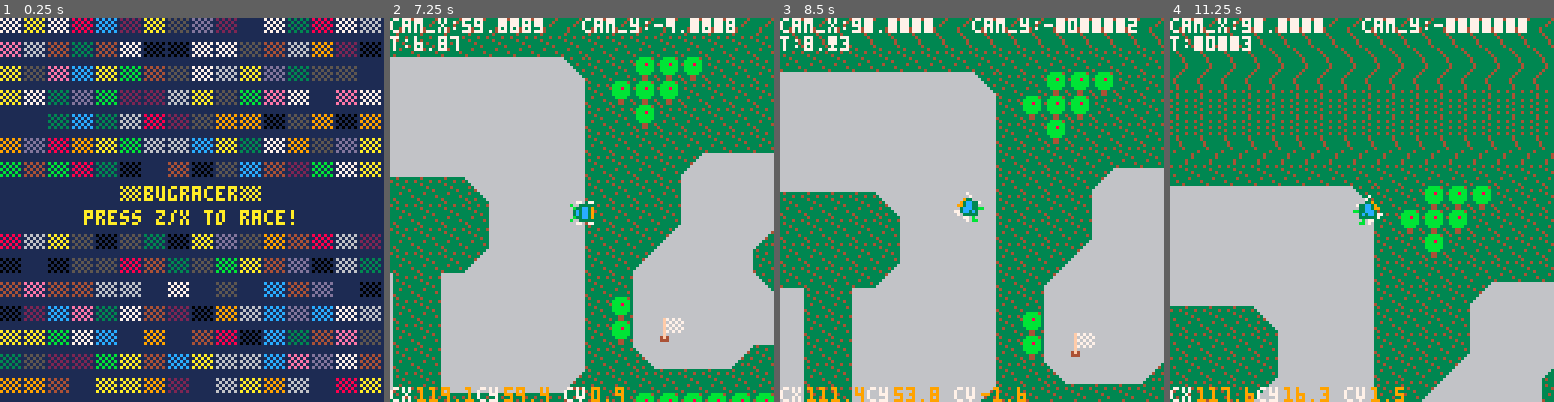
Above: before the commit, frames 1-4 (left to right).
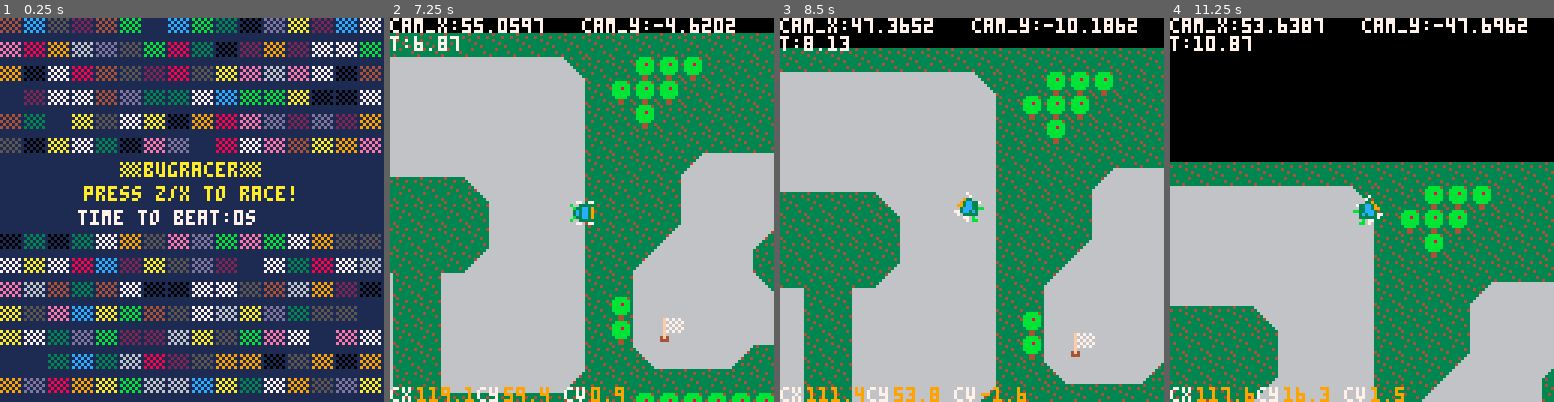
Above: after the commit, the same moments.

Repository: michaelchadwick/game-off-2016
Game: PICO-8 cartridge bugracing.p8
Two runs of this game, one before a commit and one after it. Both use one fixed random seed, a clock stepped at 60 frames per second and the inputs below.
Inputs:
- Up to frame 1 (0.25 s): no input
- Up to frame 2 (7.25 s): tap O (Z key) at 0.33, 0.7, 1.43, 2.22, 3.1, 3.98, 4.87, 5.75, 6.63 s; tap X (X key) at 1.07, 2.07, 2.4, 2.73, 3.07, 3.4, 3.73, 4.07, 4.4, 4.73, 5.07, 5.4, 5.73, 6.07, 6.4, 6.73, 7.07 s; hold Left 1.97-2.37 s; hold Down 2.42-2.82 s; hold Right 2.87-3.53 s; hold Up 3.58-4.08 s; hold Right 4.13-4.53 s; hold Down 4.58-5.08 s; hold Left 5.13-5.8 s; hold Up 5.85-6.18 s; hold Left 6.23-6.63 s; hold Down 6.68-7.08 s; hold Right from 7.13 s (still down)
- Up to frame 3 (8.5 s): tap X (X key) every 0.33 s from 7.4 to 8.4 s; tap O (Z key) at 7.52, 8.4 s; release Right at 7.8 s; hold Up 7.85-8.35 s; hold Right from 8.4 s (still down)
- Up to frame 4 (11.25 s): tap X (X key) every 0.33 s from 8.73 to 11.07 s; release Right at 8.8 s; hold Down 8.85-9.35 s; tap O (Z key) at 9.28, 10.17, 11.05 s; hold Left 9.4-10.07 s; hold Up 10.12-10.45 s; hold Left 10.5-10.9 s; hold Down from 10.95 s (still down)

The runs differ from the first frame. In frame 1, 26% of the frame differs, in the area x 0-100%, y 0-98%; in frame 2, 2.6%; in frame 3, 6.3%; in frame 4, 36%, in the area x 0-100%, y 0-38%.

Commit message:
added semi-working high score

Diff:
--- a/bugracing.p8
+++ b/bugracing.p8
@@ -174,7 +174,8 @@
   if i%8==0 then
    for j=0,128 do
     if j%8==0 then
-     if i!=56 and
+     if i!=48 and
+        i!=56 and
         i!=64 then
       print("▒",j,i,flr(rnd(15)))
      end
@@ -182,8 +183,12 @@
    end
   end
  end
- print("▒bugracer▒",40,56,10)
- print("press z/x to race!",28,64,10)
+ print("▒bugracer▒",
+  40,48,10)
+ print("press z/x to race!",
+  28,56,10)
+ print("time to beat:"..get_high_score().."s",
+  26,64,7)
 end
 
 function draw_bg()
@@ -201,7 +206,7 @@
   c.y-16,7)
  sfx(2)
  music(-1)
- log_score()
+ log_score(t)
 end
 
 function _update()
@@ -210,6 +215,7 @@
    game_init()
   end
  elseif game_state==state_play then
+  cls()
   t+=1
  elseif game_state==state_dead then
   game_over()
@@ -306,7 +312,27 @@
  end
 end
 
-function log_score()
+function get_high_score()
+ a={}
+ for i=0,63 do
+  add(a,dget(i))
+ end
+ for i=1,#a do
+  local j=i
+  while j>1 and a[j-1]<a[j] do
+   a[j],a[j-1]=a[j-1],a[j]
+   j-=1
+  end
+ end
+ return round(a[#a]/30,2)
+end
+
+function log_score(new_time)
+ for i=0,63 do
+  if dget(i) == 0 then
+   dset(i,new_time)
+  end
+ end
 end
 __gfx__
 0b0000b0000000000000000000000000000000000000000000000000000000000000000000000000000000000000000000000000000000000000000000000000
